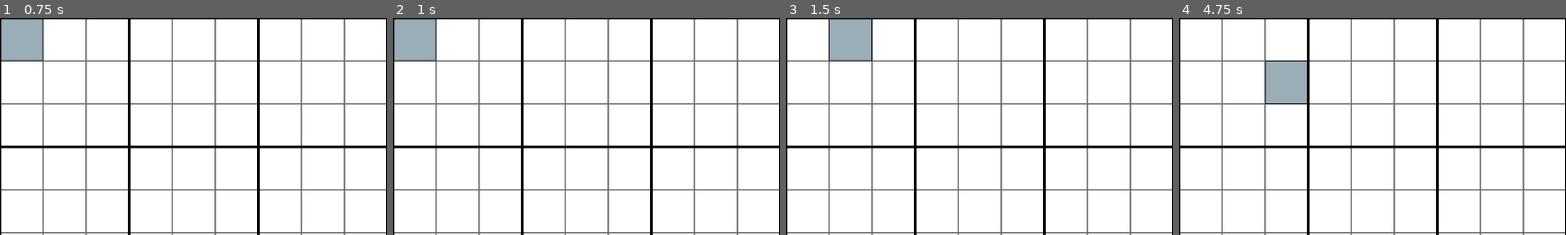
Above: before the commit, frames 1-4 (left to right).
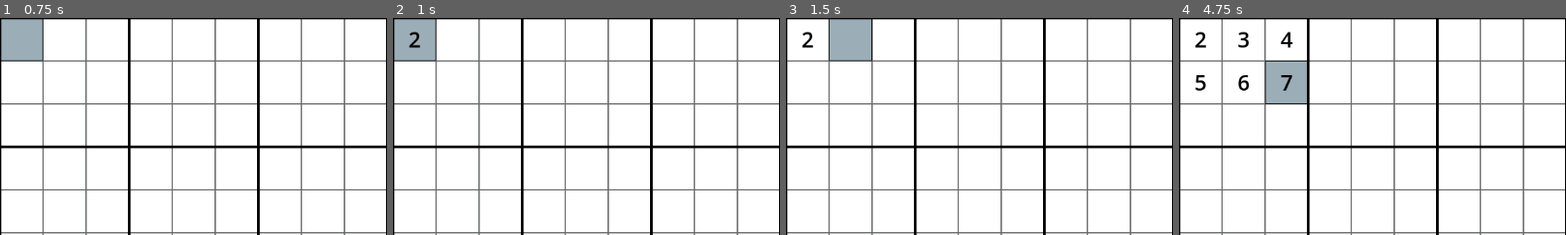
Above: after the commit, the same moments.

Repository: PurpleStephyr/LibreSudoku
Game: Godot game, scene res://Grid.tscn
The game is run twice, just before and just after one commit, with the same random seed, the same clock (stepped at 60 frames per second) and the same inputs.
Inputs (mouse positions are % of the whole screen's width and height, from its top left):
- Up to frame 1 (0.75 s): tap Enter at 0.5 s; move the mouse to (3, 5) at 0.52 s; hold 1 (type_1, bound only after the commit) from 0.53 s (still down); click (3, 5) at 0.67 s
- Up to frame 2 (1 s): keep holding 1 (type_1, bound only after the commit); tap 2 (type_2, bound only after the commit) at 0.8 s
- Up to frame 3 (1.5 s): tap Space at 1.25 s; move the mouse to (8, 5) at 1.27 s; release 1 (type_1, bound only after the commit) at 1.28 s; tap 2 (type_2, bound only after the commit) at 1.35 s; click (8, 5) at 1.42 s
- Up to frame 4 (4.75 s): tap 3 (type_3, bound only after the commit) at 1.55 s; tap Enter at 2, 3.5 s; move the mouse to (14, 5) at 2.02 s; hold 3 (type_3, bound only after the commit) 2.03-2.78 s; click (14, 5) at 2.17 s; tap 4 (type_4, bound only after the commit) at 2.3, 2.85 s; tap Space at 2.75, 4.25 s; move the mouse to (3, 15) at 2.77 s; click (3, 15) at 2.92 s; tap 5 (type_5, bound only after the commit) at 3.05 s; move the mouse to (8, 15) at 3.52 s; hold 5 (type_5, bound only after the commit) 3.53-4.28 s; click (8, 15) at 3.67 s; tap 6 (type_6, bound only after the commit) at 3.8, 4.35 s; move the mouse to (14, 15) at 4.27 s; click (14, 15) at 4.42 s; tap 7 (type_7, bound only after the commit) at 4.55 s
The pictures show only the part of the screen within x 0-50%, y 0-50%; the shares and areas given below are measured in that part.

Frame 1 is identical in both runs. In frame 2, 0.1% of the frame differs, in the area x 4-8%, y 6-14%; in frame 3, 0.1%; in frame 4, 0.7%, in the area x 4-30%, y 6-34%.

Commit message:
Add ability to type numbers

Diff:
--- a/Cell.gd
+++ b/Cell.gd
@@ -18,7 +18,8 @@
 extends Area2D
 
 signal clicked
-signal selected
+
+var selected = false
 
 # Called when the node enters the scene tree for the first time.
 func _ready():
@@ -29,15 +30,38 @@
 func _process(delta):
 	pass
 
+func _input(event):
+	if selected:
+		if event.is_action_pressed("type_1"):
+			$Label.text = "1"
+		elif event.is_action_pressed("type_2"):
+			$Label.text = "2"
+		elif event.is_action_pressed("type_3"):
+			$Label.text = "3"
+		elif event.is_action_pressed("type_4"):
+			$Label.text = "4"
+		elif event.is_action_pressed("type_5"):
+			$Label.text = "5"
+		elif event.is_action_pressed("type_6"):
+			$Label.text = "6"
+		elif event.is_action_pressed("type_7"):
+			$Label.text = "7"
+		elif event.is_action_pressed("type_8"):
+			$Label.text = "8"
+		elif event.is_action_pressed("type_9"):
+			$Label.text = "9"
+
 
 func unselect():
 	print("Unselecting ", self)
 	$Sprite2D.texture = load("res://art/cell_unselected.png")
+	selected = false
 
 
 func select():
 	print("Selecting ", self)
 	$Sprite2D.texture = load("res://art/cell_selected.png")
+	selected = true
 
 
 func _on_input_event(viewport, event, shape_idx):
--- a/Cell.tscn
+++ b/Cell.tscn
@@ -17,4 +17,19 @@
 position = Vector2(32, 32)
 shape = SubResource("1")
 
+[node name="Label" type="Label" parent="."]
+anchors_preset = 8
+anchor_left = 0.5
+anchor_top = 0.5
+anchor_right = 0.5
+anchor_bottom = 0.5
+offset_right = 64.0
+offset_bottom = 64.0
+grow_horizontal = 2
+grow_vertical = 2
+theme_override_colors/font_color = Color(0, 0, 0, 1)
+theme_override_font_sizes/font_size = 32
+horizontal_alignment = 1
+vertical_alignment = 1
+
 [connection signal="input_event" from="." to="." method="_on_input_event"]
--- a/project.godot
+++ b/project.godot
@@ -26,6 +26,60 @@
 "events": [Object(InputEventMouseButton,"resource_local_to_scene":false,"resource_name":"","device":0,"window_id":0,"al …(252 unchanged characters)…
 ]
 }
+type_1={
+"deadzone": 0.5,
+"events": [Object(InputEventKey,"resource_local_to_scene":false,"resource_name":"","device":-1,"window_id":0,"alt_pressed":false,"shift_pressed":false,"ctrl_pressed":false,"meta_pressed":false,"pressed":false,"keycode":0,"physical_keycode":49,"key_label":0,"unicode":49,"echo":false,"script":null)
+, Object(InputEventKey,"resource_local_to_scene":false,"resource_name":"","device":-1,"window_id":0,"alt_pressed":false,"shift_pressed":false,"ctrl_pressed":false,"meta_pressed":false,"pressed":false,"keycode":0,"physical_keycode":4194439,"key_label":0,"unicode":49,"echo":false,"script":null)
+]
+}
+type_2={
+"deadzone": 0.5,
+"events": [Object(InputEventKey,"resource_local_to_scene":false,"resource_name":"","device":-1,"window_id":0,"alt_pressed":false,"shift_pressed":false,"ctrl_pressed":false,"meta_pressed":false,"pressed":false,"keycode":0,"physical_keycode":50,"key_label":0,"unicode":50,"echo":false,"script":null)
+, Object(InputEventKey,"resource_local_to_scene":false,"resource_name":"","device":-1,"window_id":0,"alt_pressed":false,"shift_pressed":false,"ctrl_pressed":false,"meta_pressed":false,"pressed":false,"keycode":0,"physical_keycode":4194440,"key_label":0,"unicode":50,"echo":false,"script":null)
+]
+}
+type_3={
+"deadzone": 0.5,
+"events": [Object(InputEventKey,"resource_local_to_scene":false,"resource_name":"","device":-1,"window_id":0,"alt_pressed":false,"shift_pressed":false,"ctrl_pressed":false,"meta_pressed":false,"pressed":false,"keycode":0,"physical_keycode":51,"key_label":0,"unicode":51,"echo":false,"script":null)
+, Object(InputEventKey,"resource_local_to_scene":false,"resource_name":"","device":-1,"window_id":0,"alt_pressed":false,"shift_pressed":false,"ctrl_pressed":false,"meta_pressed":false,"pressed":false,"keycode":0,"physical_keycode":4194441,"key_label":0,"unicode":51,"echo":false,"script":null)
+]
+}
+type_4={
+"deadzone": 0.5,
+"events": [Object(InputEventKey,"resource_local_to_scene":false,"resource_name":"","device":-1,"window_id":0,"alt_pressed":false,"shift_pressed":false,"ctrl_pressed":false,"meta_pressed":false,"pressed":false,"keycode":0,"physical_keycode":52,"key_label":0,"unicode":52,"echo":false,"script":null)
+, Object(InputEventKey,"resource_local_to_scene":false,"resource_name":"","device":-1,"window_id":0,"alt_pressed":false,"shift_pressed":false,"ctrl_pressed":false,"meta_pressed":false,"pressed":false,"keycode":0,"physical_keycode":4194442,"key_label":0,"unicode":52,"echo":false,"script":null)
+]
+}
+type_5={
+"deadzone": 0.5,
+"events": [Object(InputEventKey,"resource_local_to_scene":false,"resource_name":"","device":-1,"window_id":0,"alt_pressed":false,"shift_pressed":false,"ctrl_pressed":false,"meta_pressed":false,"pressed":false,"keycode":0,"physical_keycode":53,"key_label":0,"unicode":53,"echo":false,"script":null)
+, Object(InputEventKey,"resource_local_to_scene":false,"resource_name":"","device":-1,"window_id":0,"alt_pressed":false,"shift_pressed":false,"ctrl_pressed":false,"meta_pressed":false,"pressed":false,"keycode":0,"physical_keycode":4194443,"key_label":0,"unicode":53,"echo":false,"script":null)
+]
+}
+type_6={
+"deadzone": 0.5,
+"events": [Object(InputEventKey,"resource_local_to_scene":false,"resource_name":"","device":-1,"window_id":0,"alt_pressed":false,"shift_pressed":false,"ctrl_pressed":false,"meta_pressed":false,"pressed":false,"keycode":0,"physical_keycode":54,"key_label":0,"unicode":54,"echo":false,"script":null)
+, Object(InputEventKey,"resource_local_to_scene":false,"resource_name":"","device":-1,"window_id":0,"alt_pressed":false,"shift_pressed":false,"ctrl_pressed":false,"meta_pressed":false,"pressed":false,"keycode":0,"physical_keycode":4194444,"key_label":0,"unicode":54,"echo":false,"script":null)
+]
+}
+type_7={
+"deadzone": 0.5,
+"events": [Object(InputEventKey,"resource_local_to_scene":false,"resource_name":"","device":-1,"window_id":0,"alt_pressed":false,"shift_pressed":false,"ctrl_pressed":false,"meta_pressed":false,"pressed":false,"keycode":0,"physical_keycode":55,"key_label":0,"unicode":55,"echo":false,"script":null)
+, Object(InputEventKey,"resource_local_to_scene":false,"resource_name":"","device":-1,"window_id":0,"alt_pressed":false,"shift_pressed":false,"ctrl_pressed":false,"meta_pressed":false,"pressed":false,"keycode":0,"physical_keycode":4194445,"key_label":0,"unicode":55,"echo":false,"script":null)
+]
+}
+type_8={
+"deadzone": 0.5,
+"events": [Object(InputEventKey,"resource_local_to_scene":false,"resource_name":"","device":-1,"window_id":0,"alt_pressed":false,"shift_pressed":false,"ctrl_pressed":false,"meta_pressed":false,"pressed":false,"keycode":0,"physical_keycode":56,"key_label":0,"unicode":56,"echo":false,"script":null)
+, Object(InputEventKey,"resource_local_to_scene":false,"resource_name":"","device":-1,"window_id":0,"alt_pressed":false,"shift_pressed":false,"ctrl_pressed":false,"meta_pressed":false,"pressed":false,"keycode":0,"physical_keycode":4194446,"key_label":0,"unicode":56,"echo":false,"script":null)
+]
+}
+type_9={
+"deadzone": 0.5,
+"events": [Object(InputEventKey,"resource_local_to_scene":false,"resource_name":"","device":-1,"window_id":0,"alt_pressed":false,"shift_pressed":false,"ctrl_pressed":false,"meta_pressed":false,"pressed":false,"keycode":0,"physical_keycode":57,"key_label":0,"unicode":57,"echo":false,"script":null)
+, Object(InputEventKey,"resource_local_to_scene":false,"resource_name":"","device":-1,"window_id":0,"alt_pressed":false,"shift_pressed":false,"ctrl_pressed":false,"meta_pressed":false,"pressed":false,"keycode":0,"physical_keycode":4194447,"key_label":0,"unicode":57,"echo":false,"script":null)
+]
+}
 
 [physics]
 
